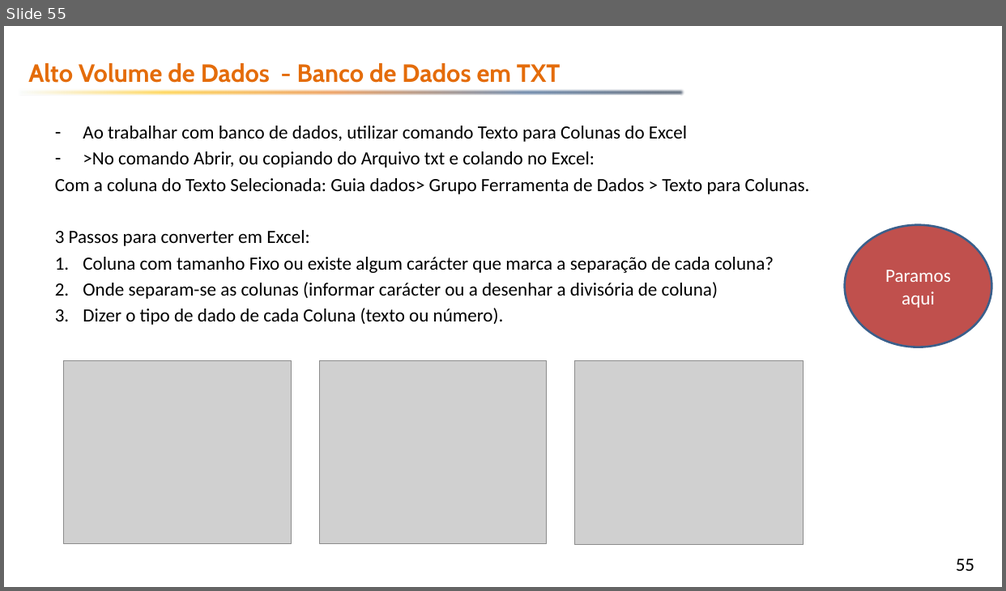
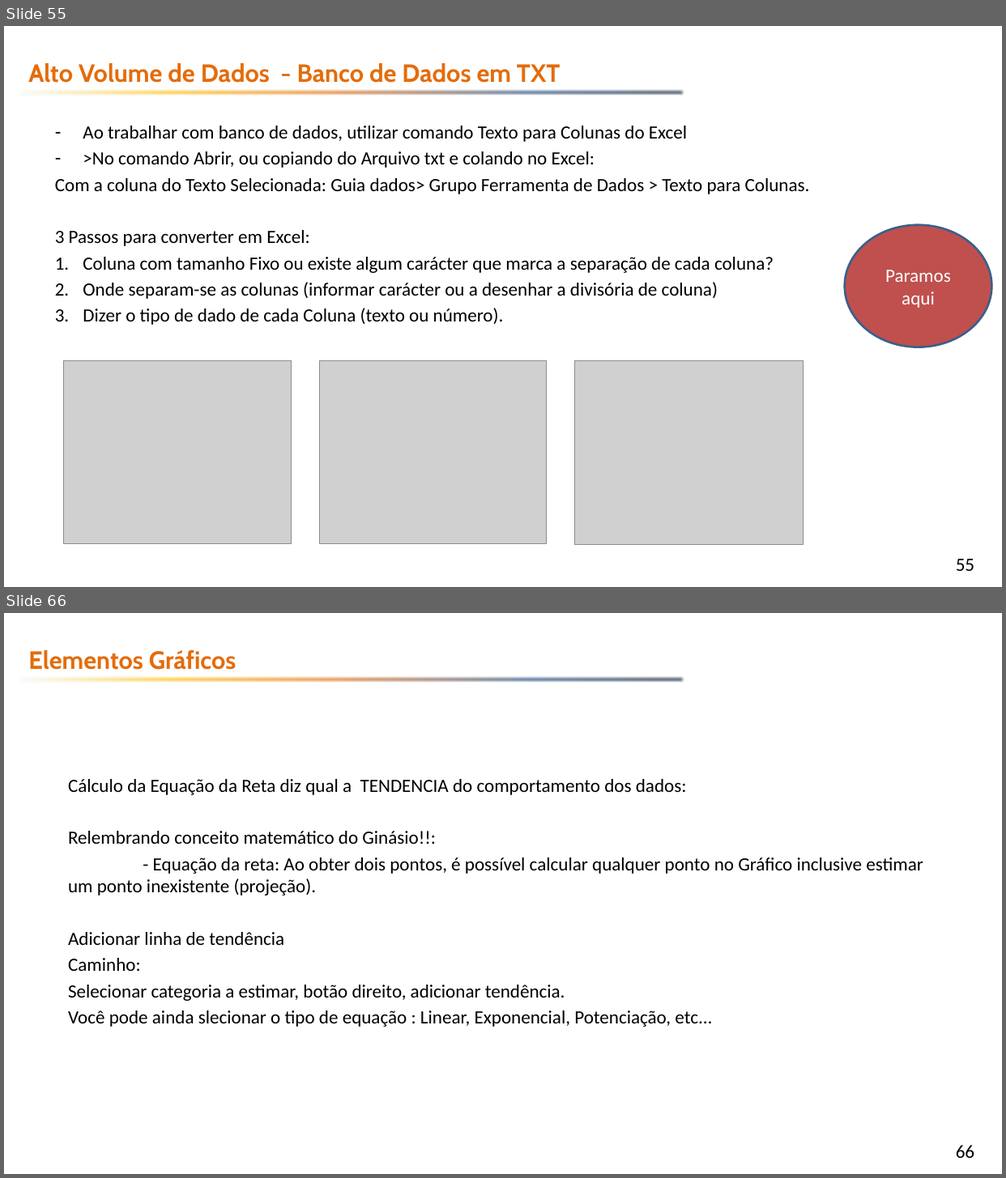
Before and after one commit to emerson-fenrir/Excel_Basico, a slide deck: Professor/Aula3.pptx. Shown one above the other, each under a label of ours: slide 55 before the commit, slides 55 and 66 after it; the slides between them are not shown. The pictures are 1006x591 and 1006x1178 pixels, drawn with LibreOffice and Linux fonts; fonts in the diff are those of the drawing; grey boxes stand for pictures; background and template pictures are left out. Boxes give left, top, right and bottom in pixels: in the first picture for what was removed or moved away, otherwise in the second. Text is boxed around its words. In the diff, an @@ line names an element or a change of style, - is before the commit and + after.

```diff
--- a/Professor/Aula3.pptx
+++ b/Professor/Aula3.pptx
@@ slide 66 added at <box>4,613,1002,1174</box>, background picture (left out); not listed: 2 template elements that a slide beside it also shows @@
@@ text added at <box>28,650,236,670</box>, 24 pt, text #E46C0A, bold @@
+Elementos Gráficos
@@ text added at <box>68,779,923,1027</box>, 18 pt, text #000000 @@
+Cálculo da Equação da Reta diz qual a TENDENCIA do comportamento dos dados:
+Relembrando conceito matemático do Ginásio!!:
+- Equação da reta: Ao obter dois pontos, é possível calcular qualquer ponto no Gráfico inclusive estimar um ponto inexistente (projeção).
+Adicionar linha de tendência
+Caminho:
+Selecionar categoria a estimar, botão direito, adicionar tendência.
+Você pode ainda slecionar o tipo de equação : Linear, Exponencial, Potenciação, etc...
```
Also in this commit, not shown: 3 slides changed, 8 other slides added, 1 slide removed, 10 other files.
